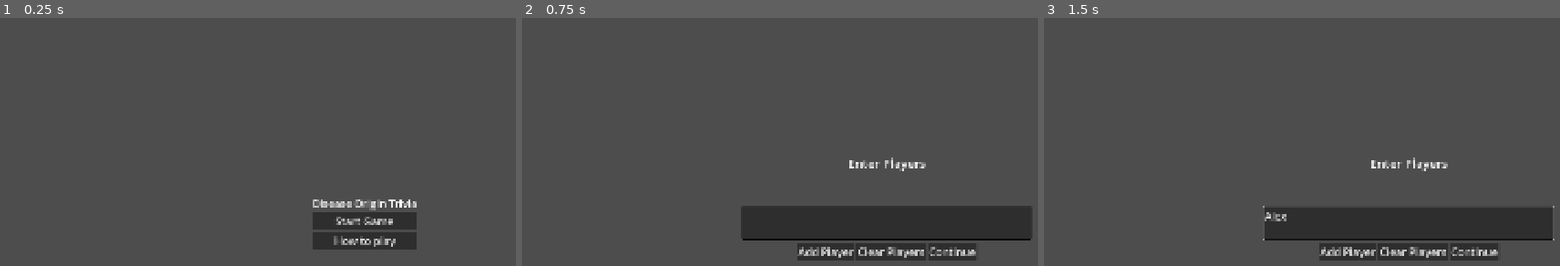
Above: before the commit, frames 1-3 (left to right).
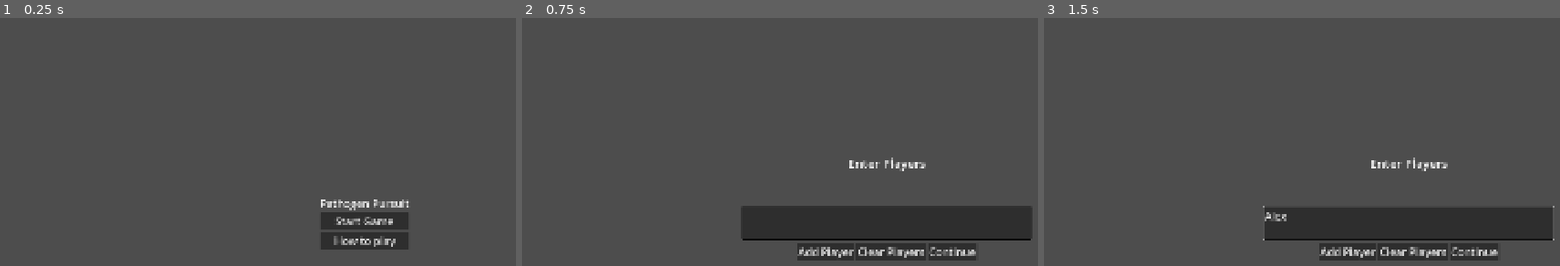
Above: after the commit, the same moments.

Repository: cisc-3667-fall-2026/Group-Project-2
Game: Godot game, scene res://scenes/MainMenu.tscn
Same seed, same stepped clock (60 frames per second), same inputs: the game is played once before the commit and once after it.
Inputs (mouse positions are in pixels of both pictures, inside the frame that each line leads up to):
- Up to frame 1 (0.25 s): no input
- Up to frame 2 (0.75 s): click "Start Game" at 0.5 s
- Up to frame 3 (1.5 s): click (1410, 223) at 1.27 s; type "Alex" at 1.35 s

The runs differ from the first frame. In frame 1, 1.0% of the frame differs, in the area x 60-81%, y 73-94%; in frame 2, nothing differs; in frame 3, nothing differs.

Commit message:
change: Canvas Resize Policy to Adaptive and Title Name

Diff:
--- a/scenes/MainMenu.tscn
+++ b/scenes/MainMenu.tscn
@@ -25,7 +25,7 @@
 
 [node name="Title" type="Label" parent="CenterContainer/VBoxContainer" unique_id=1690906016]
 layout_mode = 2
-text = "Disease Origin Trivia"
+text = "Pathogen Pursuit"
 horizontal_alignment = 1
 
 [node name="HBoxContainer" type="HBoxContainer" parent="CenterContainer/VBoxContainer" unique_id=361001377]
Not shown, changed: export_presets.cfg
